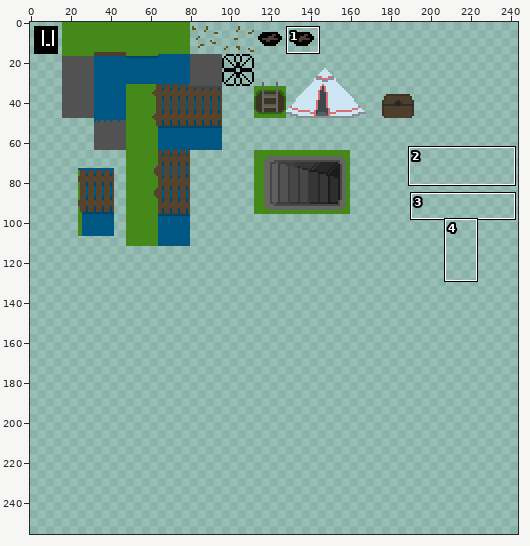
Sprite sheet -- res/textures/spritesheet.png. The picture above shows the old version from afar; the outline marks the close-up.
Close-up. Before:
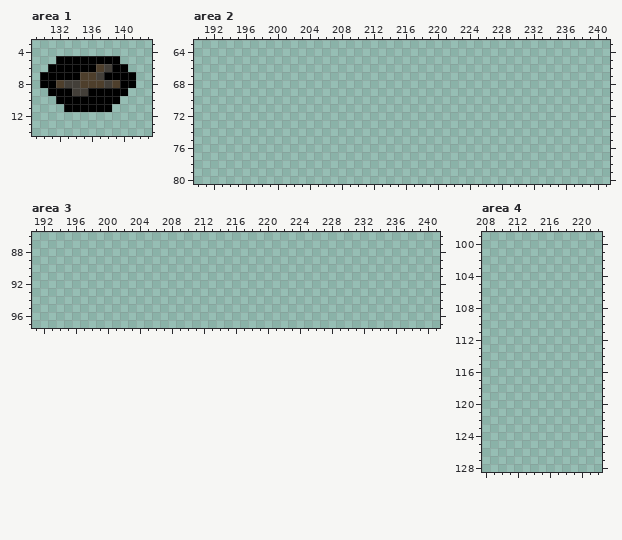
The file is 256x256 pixels. Colours within 5 levels of each other are drawn and written as one. Shown: area 1: x 129..143, y 3..14; area 2: x 190..241, y 63..80; area 3: x 191..241, y 86..97; area 4: x 208..222, y 99..128. The wide view leaves out empty margins. The commit also changed other parts of the picture, which this record leaves out.
Once edited:
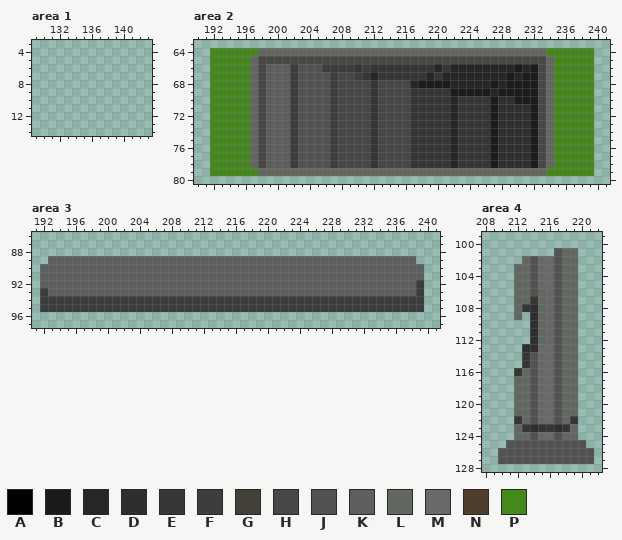
Palette (. is transparent): A #000000  B #1b1b1b  C #262626  D #2e2e2e  E #363636  F #3d3d3d  G #433f39  H #474747  J #525252  K #5e5e5e  L #62675f  M #696969  N #4e3f2c  P #44891a
Diff:
Changed rows in their new state; - is an unchanged pixel.
Area 1:
first column x 130:
 5 --........--
 6 -..........-
 7 ............
 8 ............
 9 -..........-
10 --........--
11 ---......---
Area 2:
first column x 192:
64 PPPPPPLLLLLLLLLLLLLLLLLLLLLLLLLLLLLLLLLLLLPPPPPP
65 PPPPPLHHHHHHHHHHHHHHHHHHHHHHHHHHHHHHHHHHHHLPPPPP
66 PPPPPLHKKKFJJJFFFFEFEEEEEEEECECCCCCCCCBCBHLPPPPP
67 PPPPPLHKKKFJJJJFHHFECEEEEEECECCCCCCCCBCBBHLPPPPP
68 PPPPPLHKKKFJJJJFHHHHEHHHHCBBBBCCCCCBCBBBBHLPPPPP
69 PPPPPLHKKKFJJJJFHHHHEHHHHEEEEEBBBBBCBBBBBHLPPPPP
70 PPPPPLHKKKFJJJJFHHHHEHHHHEEEEECEEEEBDDBBBHLPPPPP
71 PPPPPLHKKKFJJJJFHHHHEHHHHEEEEECEEEEBDDDDBHLPPPPP
72 PPPPPLHKKKFJJJJFHHHHEHHHHEEEEECEEEEBDDDDBHLPPPPP
73 PPPPPLHKKKFJJJJFHHHHEHHHHEEEEECEEEEBDDDDBHLPPPPP
74 PPPPPLHKKKFJJJJFHHHHEHHHHEEEEECEEEEBDDDDBHLPPPPP
75 PPPPPLHKKKFJJJJFHHHHEHHHHEEEEECEEEEBDDDDBHLPPPPP
76 PPPPPLHKKKFJJJJFHHHHEHHHHEEEEECEEEEBDDDDBHLPPPPP
77 PPPPPLHKKKFJJJJFHHHHEHHHHEEEEECEEEEBDDDDBHLPPPPP
78 PPPPPLHKKKFJJJJFHHHHEHHHHEEEEECEEEEBDDDDBHLPPPPP
79 PPPPPPLLLLLLLLLLLLLLLLLLLLLLLLLLLLLLLLLLLLPPPPPP
Area 3:
first column x 192:
89 -KKKKKKKKKKKKKKKKKKKKKKKKKKKKKKKKKKKKKKKKKKKKKK-
90 KKKKKKKKKKKKKKKKKKKKKKKKKKKKKKKKKKKKKKKKKKKKKKKK
91 KKKKKKKKKKKKKKKKKKKKKKKKKKKKKKKKKKKKKKKKKKKKKKKK
92 KKKKKKKKKKKKKKKKKKKKKKKKKKKKKKKKKKKKKKKKKKKKKKKF
93 FKKKKKKKKKKKKKKKKKKKKKKKKKKKKKKKKKKKKKKKKKKKKKKF
94 FFFFFFFFFFFFFFFFFFFFFFFFFFFFFFFFFFFFFFFFFFFFFFFF
95 FFFFFFFFFFFFFFFFFFFFFFFFFFFFFFFFFFFFFFFFFFFFFFFF
Area 4:
first column x 210:
101 -------JLL--
102 ---LJMMJLL--
103 --LLJMMJLL--
104 --LLJMMJLL--
105 --LLJMMJLL--
106 --LLJLMJLL--
107 --LLELMJLL--
108 --LEDLMJLL--
109 --L-DLMJLL--
110 ----DLMJLL--
111 ----DLMJLL--
112 ----DLMJLL--
113 ---DDMMJLL--
114 ---EJMMJLL--
115 ---EJMMJLL--
116 --ELJMMJLL--
117 --LLJMMJLL--
118 --LLJMMJLL--
119 --LLJMMJLL--
120 --LLJMMJLL--
121 --LLJMMJLL--
122 --ELJMMJLE--
123 --LEDEEDEL--
124 --LLJMMJLL--
125 -JJJJJJJJJJ-
126 JJJJJJJJJJJJ
127 JJJJJJJJJJJJ
